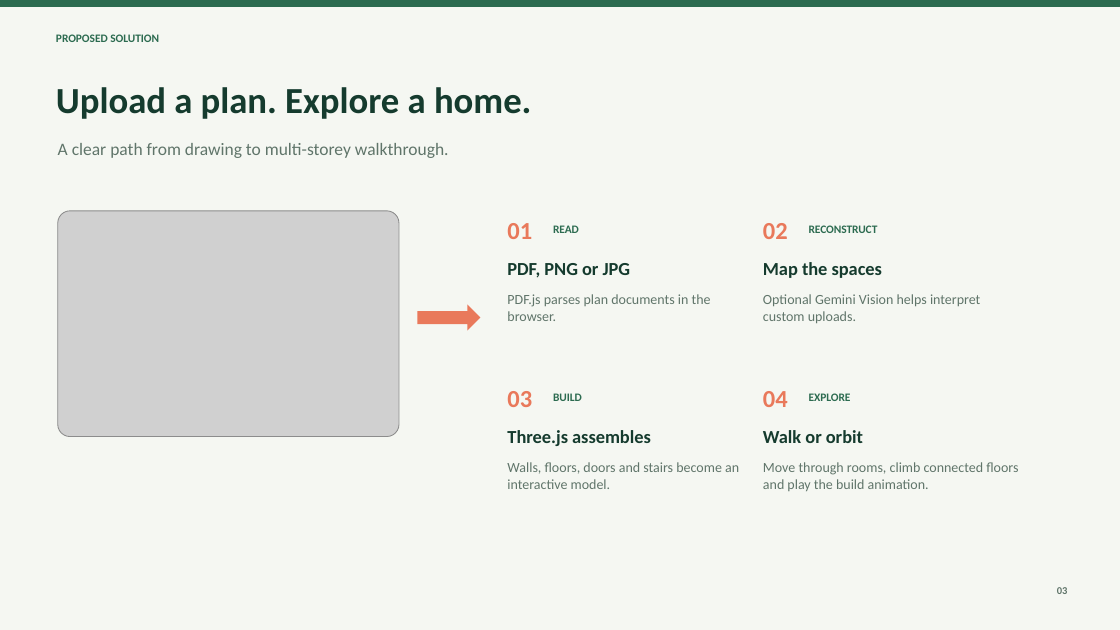
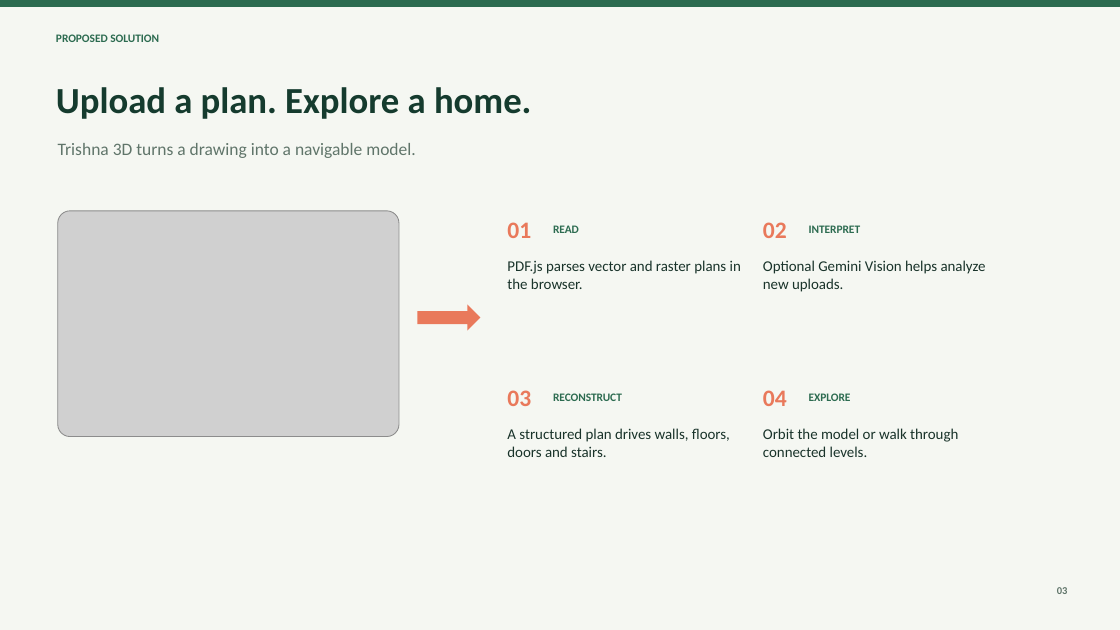
Before and after one commit to Deonjohny/Trishna-3D, a slide deck: slide 3 of public/Trishna 3D Pitch Deck.pptx. Drawn at 1120x630 pixels with LibreOffice and Linux fonts; fonts in the diff are those of the drawing; grey boxes stand for pictures. Boxes give left, top, right and bottom in pixels: in the first picture for what was removed or moved away, otherwise in the second. Text is boxed around its words. In the diff, an @@ line names an element or a change of style, - is before the commit and + after.

```diff
--- a/public/Trishna 3D Pitch Deck.pptx
+++ b/public/Trishna 3D Pitch Deck.pptx
@@ text at [58,143,415,158]: text changed @@
-A clear path from drawing to multi-storey walkthrough.
+Trishna 3D turns a drawing into a navigable model.
@@ text "02" at [763,222,787,238]: size 21 to 20.2 pt @@
@@ text added at [809,225,861,233], 9.8 pt, text #2C6B50, bold @@
+INTERPRET
@@ text at [507,260,741,289]: text changed; size 12 to 12.8 pt; text colour #60756A to #19332A @@
-PDF.js parses plan documents in the browser.
+PDF.js parses vector and raster plans in the browser.
@@ text removed at [507,263,631,278] @@
-PDF, PNG or JPG
@@ text at [763,260,986,292]: text changed; size 12 to 12.8 pt; text colour #60756A to #19332A @@
-Optional Gemini Vision helps interpret custom uploads.
+Optional Gemini Vision helps analyze new uploads.
@@ text removed at [763,262,882,278] @@
-Map the spaces
@@ text "RECONSTRUCT": place and size @@
-text "RECONSTRUCT" at [809,225,878,233]
+text "RECONSTRUCT" at [553,393,622,401]
@@ text removed at [553,393,582,401] @@
-BUILD
@@ text at [507,428,730,457]: text changed; size 12 to 12.8 pt; text colour #60756A to #19332A @@
-Walls, floors, doors and stairs become an interactive model.
+A structured plan drives walls, floors, doors and stairs.
@@ text removed at [507,430,651,446] @@
-Three.js assembles
@@ text removed at [763,430,863,443] @@
-Walk or orbit
@@ text added at [763,428,958,457], 12.8 pt, text #19332A @@
+Orbit the model or walk through connected levels.
@@ text removed at [763,462,1018,491] @@
-Move through rooms, climb connected floors and play the build animation.
```
Also in this commit, not shown: 4 other slides changed, 1 slide added, 6 other files.
